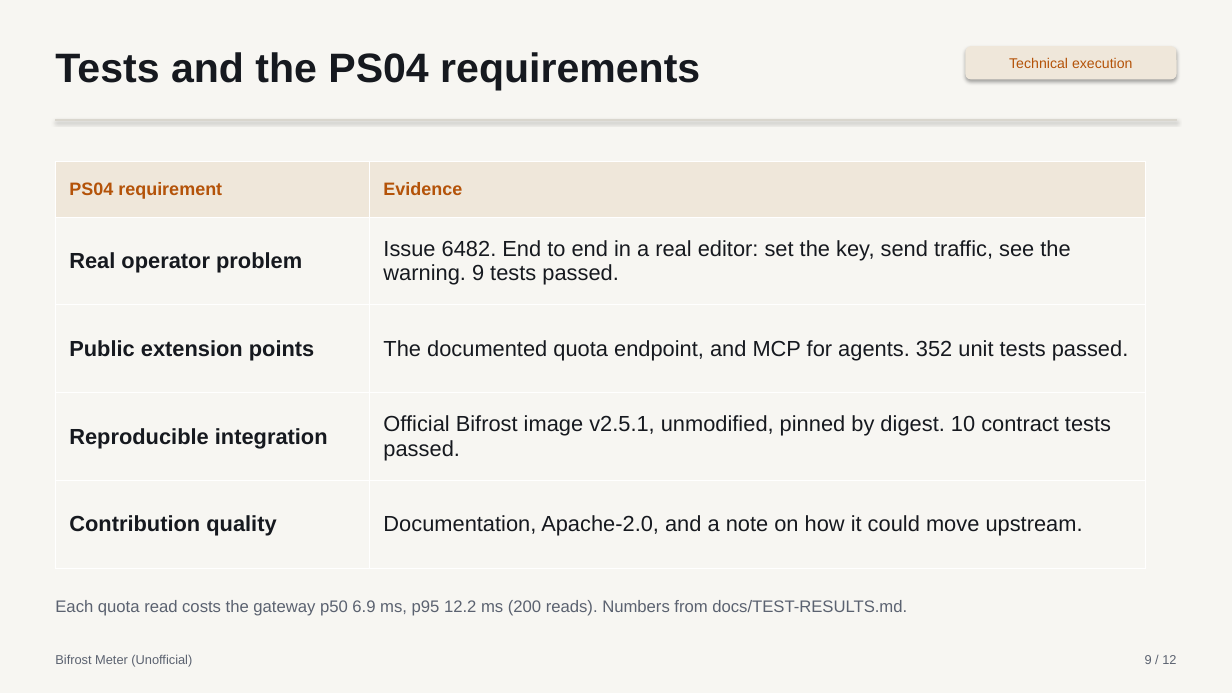
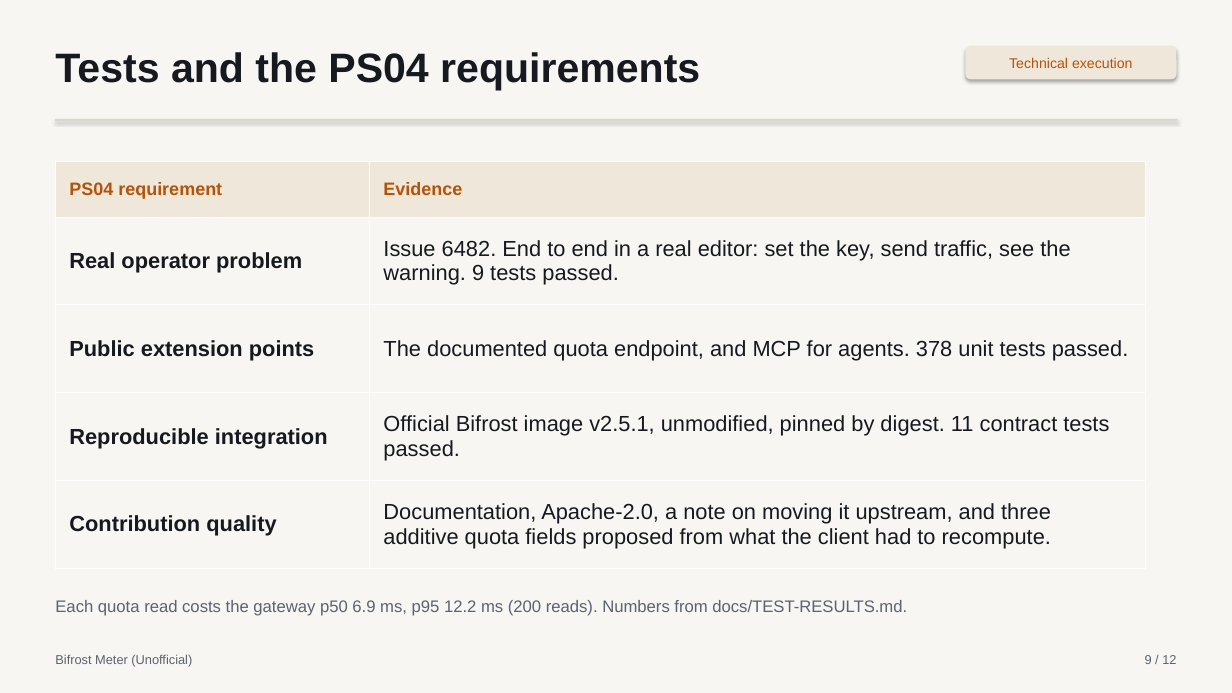
Before and after one commit to aimanmalib/bifrost-meter, a slide deck: slide 9 of deck/bifrost-meter.pptx. Drawn at 1232x693 pixels with LibreOffice and Linux fonts; fonts in the diff are those of the drawing. Boxes give left, top, right and bottom in pixels: in the first picture for what was removed or moved away, otherwise in the second. Text is boxed around its words. In the diff, an @@ line names an element or a change of style, - is before the commit and + after.

```diff
--- a/deck/bifrost-meter.pptx
+++ b/deck/bifrost-meter.pptx
@@ table at box(55, 162, 1146, 568) @@
-row 3, column 2: The documented quota endpoint, and MCP for agents. 352 unit tests passed.
+row 3, column 2: The documented quota endpoint, and MCP for agents. 378 unit tests passed.
-row 4, column 2: Official Bifrost image v2.5.1, unmodified, pinned by digest. 10 contract tests passed.
+row 4, column 2: Official Bifrost image v2.5.1, unmodified, pinned by digest. 11 contract tests passed.
-row 5, column 2: Documentation, Apache-2.0, and a note on how it could move upstream.
+row 5, column 2: Documentation, Apache-2.0, a note on moving it upstream, and three additive quota fields proposed from what the client had to recompute.
```
Also in this commit, not shown: 2 other slides changed, 2 other files.
